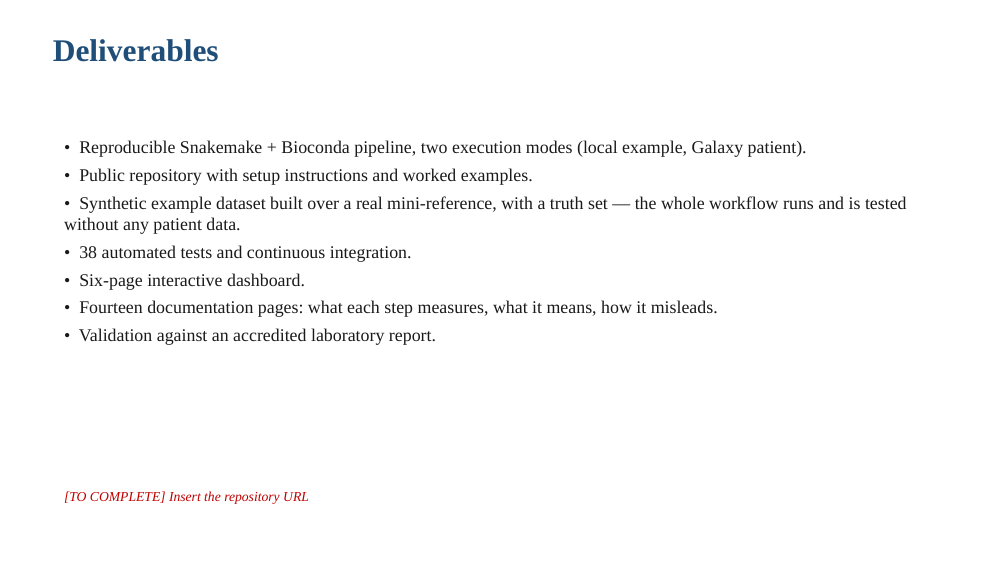
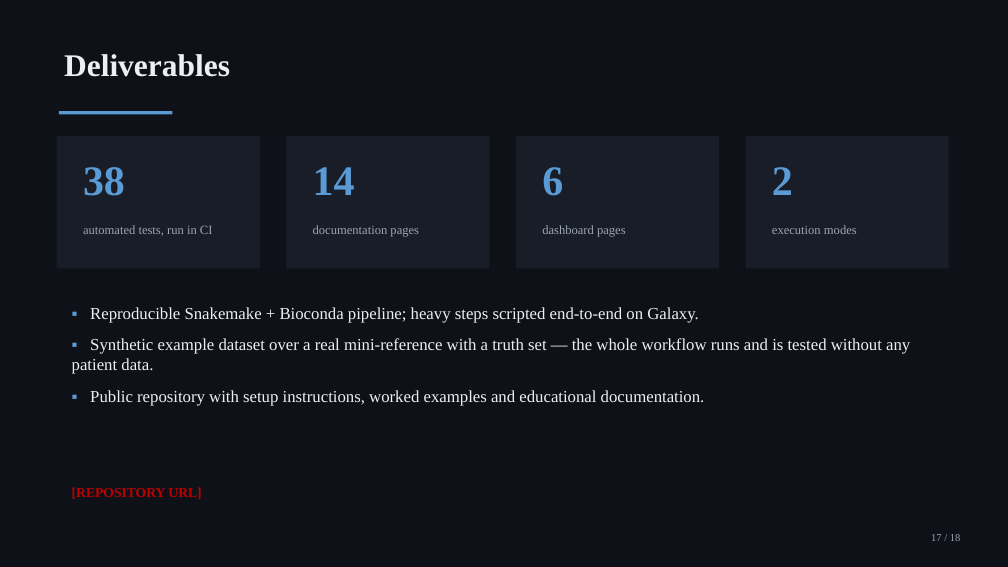
Before and after one commit to sarisiknil/tumor-profiler, a slide deck: slide 17 of report/BIO395_Presentation_DRAFT.pptx (slide 12 before the commit). Drawn at 1008x567 pixels with LibreOffice and Linux fonts; fonts in the diff are those of the drawing. Boxes give left, top, right and bottom in pixels: in the first picture for what was removed or moved away, otherwise in the second. Text is boxed around its words. In the diff, an @@ line names an element or a change of style, - is before the commit and + after.

Commit message:
Redesign the presentation: dark design system matching the dashboard, section dividers, stat panels, callouts, and four cropped dashboard screenshots; remove the absolute path from the dashboard header

```diff
--- a/report/BIO395_Presentation_DRAFT.pptx
+++ b/report/BIO395_Presentation_DRAFT.pptx
@@ rectangle added at (x1=0, y1=0, x2=1008, y2=567), fill #0E1117 @@
@@ text "Deliverables" moved from (x1=53, y1=39, x2=219, y2=62) to (x1=64, y1=54, x2=230, y2=77) @@
@@ text "Deliverables" at (x1=64, y1=54, x2=230, y2=77): text colour #1F4E79 to #ECEFF4 @@
@@ rectangle added at (x1=59, y1=111, x2=172, y2=114), fill #5B9BD5 @@
@@ rectangle added at (x1=57, y1=136, x2=260, y2=268), fill #181D27 @@
@@ rectangle added at (x1=287, y1=136, x2=490, y2=268), fill #181D27 @@
@@ rectangle added at (x1=516, y1=136, x2=720, y2=268), fill #181D27 @@
@@ rectangle added at (x1=746, y1=136, x2=949, y2=268), fill #181D27 @@
@@ text added at (x1=83, y1=167, x2=125, y2=196), 40 pt, text #5B9BD5, bold @@
+38
@@ text added at (x1=313, y1=167, x2=355, y2=195), 40 pt, text #5B9BD5, bold @@
+14
@@ text added at (x1=542, y1=167, x2=563, y2=196), 40 pt, text #5B9BD5, bold @@
+6
@@ text added at (x1=772, y1=167, x2=793, y2=195), 40 pt, text #5B9BD5, bold @@
+2
@@ text added at (x1=83, y1=225, x2=213, y2=236), 12 pt, text #9AA4B2 @@
+automated tests, run in CI
@@ text added at (x1=313, y1=225, x2=419, y2=237), 12 pt, text #9AA4B2 @@
+documentation pages
@@ text added at (x1=542, y1=225, x2=626, y2=237), 12 pt, text #9AA4B2 @@
+dashboard pages
@@ text added at (x1=772, y1=225, x2=857, y2=234), 12 pt, text #9AA4B2 @@
+execution modes
@@ text at (x1=72, y1=307, x2=910, y2=406): text changed; size 17 to 16 pt; text colour #1A1A1A to #ECEFF4 @@
-• Reproducible Snakemake + Bioconda pipeline, two execution modes (local example, Galaxy patient).
-• Public repository with setup instructions and worked examples.
-• Synthetic example dataset built over a real mini-reference, with a truth set — the whole workflow runs and is tested without any patient data.
-• 38 automated tests and continuous integration.
-• Six-page interactive dashboard.
-• Fourteen documentation pages: what each step measures, what it means, how it misleads.
-• Validation against an accredited laboratory report.
+▪ Reproducible Snakemake + Bioconda pipeline; heavy steps scripted end-to-end on Galaxy.
+▪ Synthetic example dataset over a real mini-reference with a truth set — the whole workflow runs and is tested without any patient data.
+▪ Public repository with setup instructions, worked examples and educational documentation.
@@ text at (x1=72, y1=487, x2=201, y2=499): text changed; bold on; italic off @@
-[TO COMPLETE] Insert the repository URL
+[REPOSITORY URL]
@@ text added at (x1=931, y1=534, x2=960, y2=541), 10 pt, text #9AA4B2 @@
+17 / 18
```
Also in this commit, not shown: 8 other slides changed, 9 slides added, 4 slides removed, 24 other files.
